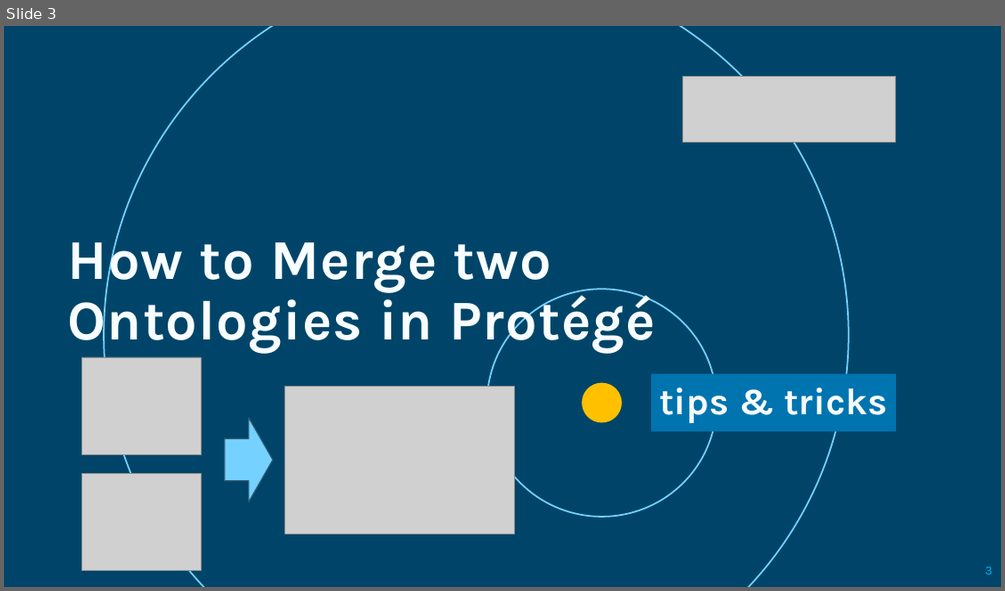
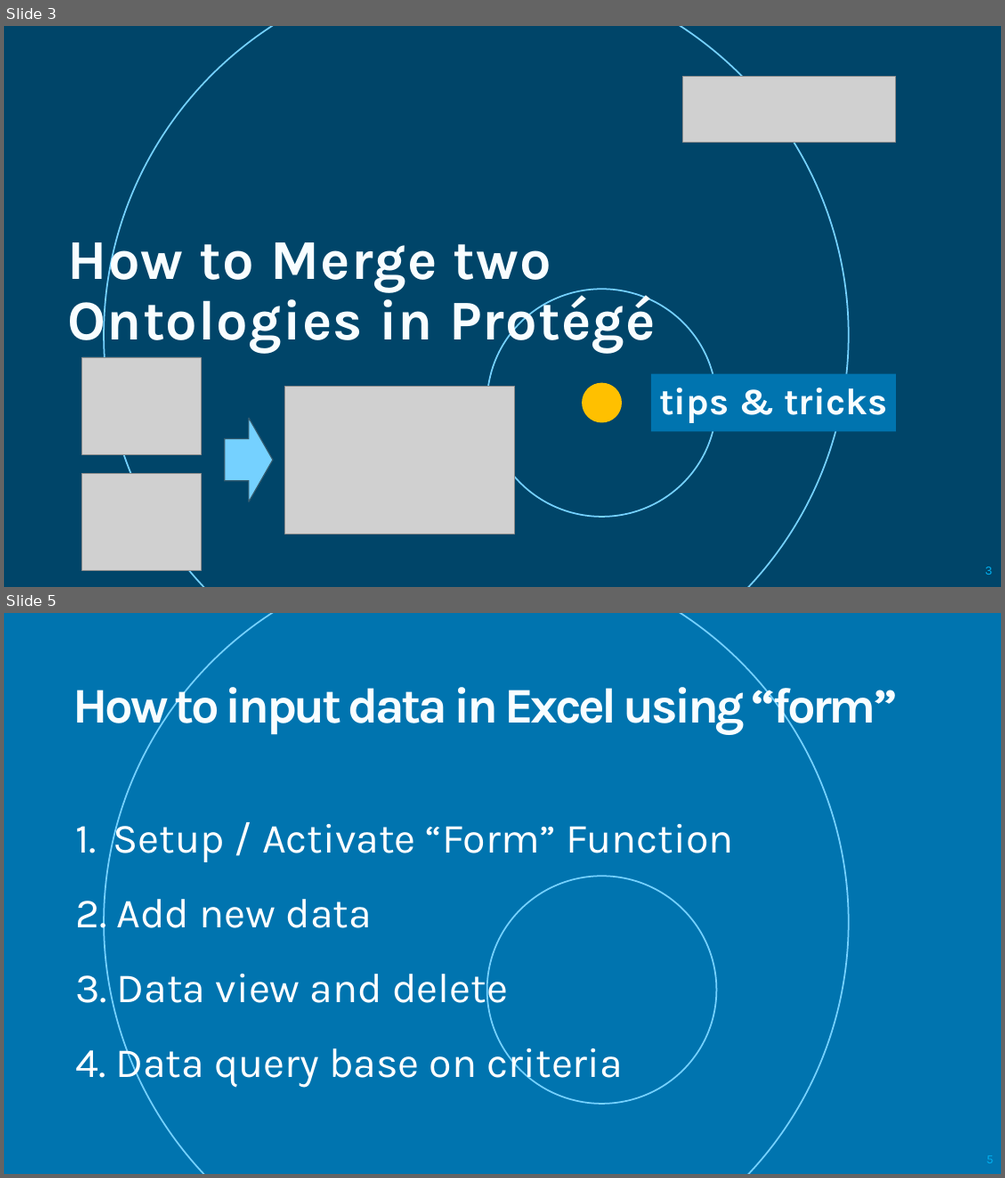
Before and after one commit to yasenstar/self_learning, a slide deck: tool-tips.pptx. Shown one above the other, each under a label of ours: slide 3 before the commit, slides 3 and 5 after it; the slides between them are not shown. The pictures are 1005x591 and 1005x1178 pixels, drawn with LibreOffice and Linux fonts; fonts in the diff are those of the drawing; grey boxes stand for pictures; background and template pictures are left out. Boxes give left, top, right and bottom in pixels: in the first picture for what was removed or moved away, otherwise in the second. Text is boxed around its words. In the diff, an @@ line names an element or a change of style, - is before the commit and + after.

```diff
--- a/tool-tips.pptx
+++ b/tool-tips.pptx
@@ slide 5 added at [4, 613, 1001, 1174], background #0074AF @@
@@ ellipse added at [104, 613, 849, 1174], outline #75D1FF 1.5 pt @@
@@ text added at [73, 678, 897, 735], 48 pt, text gradient #F8FDFF to #FFFFFF, bold @@
+How to input data in Excel using “form”
@@ text added at [113, 815, 734, 1086], 40 pt, text #FFFFFF @@
+1. Setup / Activate “Form” Function
+2. Add new data
+3. Data view and delete
+4. Data query base on criteria
@@ ellipse added at [487, 876, 717, 1103], outline #75D1FF 1.5 pt @@
@@ page number added at [987, 1155, 994, 1163], 12 pt, text #00B0F0 @@
+5
```
Also in this commit, not shown: 1 other slide added, 3 other files.
